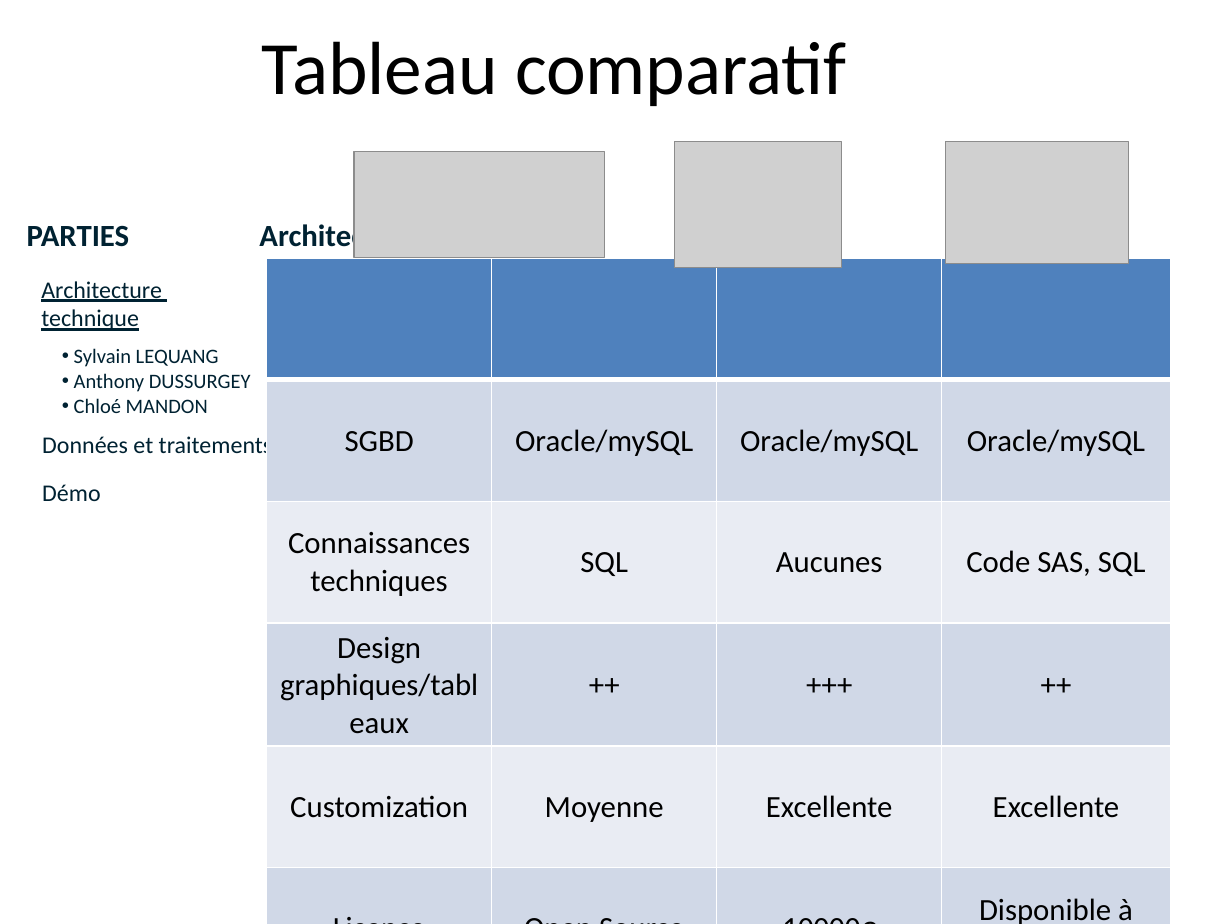
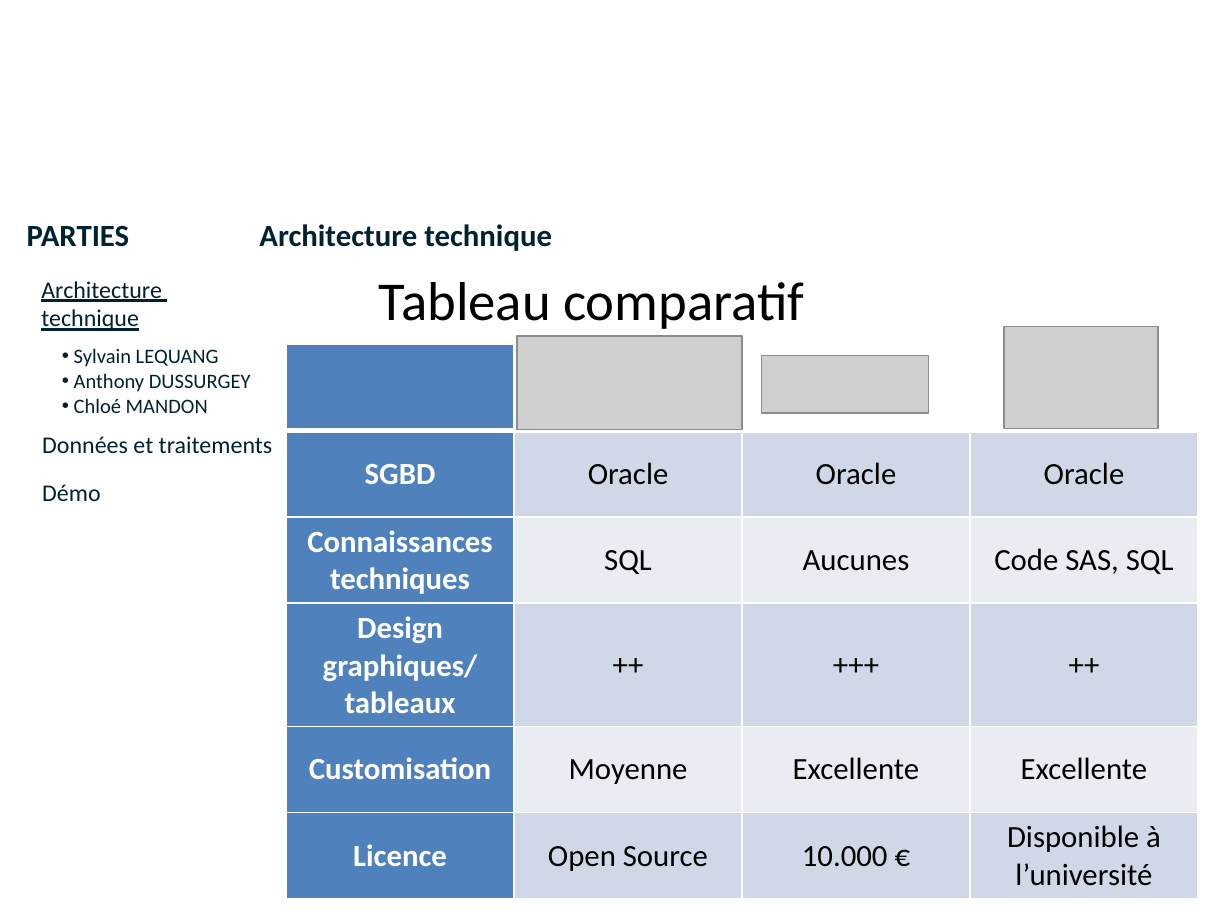
Before and after one commit to lobtec/dartiesgroupe2, a slide deck: slide 45 of PROJET/Soutenance Finale/Présentation finale.pptx (slide 55 before the commit). Drawn at 1232x924 pixels with LibreOffice and Linux fonts; fonts in the diff are those of the drawing; grey boxes stand for pictures; background and template pictures are left out. Boxes give left, top, right and bottom in pixels: in the first picture for what was removed or moved away, otherwise in the second. Text is boxed around its words. In the diff, an @@ line names an element or a change of style, - is before the commit and + after.

```diff
--- a/PROJET/Soutenance Finale/Présentation finale.pptx
+++ b/PROJET/Soutenance Finale/Présentation finale.pptx
@@ text "Tableau comparatif": place and size @@
-text "Tableau comparatif" at [261,41,847,106]
+text "Tableau comparatif" at [379,282,804,329]
@@ text "Tableau comparatif" at [379,282,804,329]: size 44 to 32 pt; list level 1 to 2 in "Tableau comparatif"; vertical alignment middle to top @@
@@ picture: place and size @@
-picture at [946,142,1129,264]
+picture at [1004,326,1158,429]
@@ table at [286,345,1198,899] @@
-row 2: SGBD | Oracle/mySQL | Oracle/mySQL | Oracle/mySQL
+row 2: SGBD | Oracle | Oracle | Oracle
-row 4, column 1: Design graphiques/tableaux
+row 4, column 1: Design graphiques/ / tableaux
-row 5, column 1: Customization
+row 5, column 1: Customisation
-row 6, column 3: 10000€
+row 6, column 3: 10.000 €
@@ fill #4F81BD to none in 3 cells @@
@@ fill #D0D8E8 to #4F81BD in 3 cells @@
@@ fill #E9EDF4 to #4F81BD in 2 cells @@
@@ text colour #000000 to #FFFFFF, bold on in "SGBD", "Connaissances techniques", "Licence" @@
@@ table: place and size @@
-table at [266,259,1172,924]
+table at [286,345,1198,899]
@@ picture: place and size @@
-picture at [354,152,604,257]
+picture at [517,336,743,430]
@@ picture: place and size @@
-picture at [674,142,841,267]
+picture at [761,355,929,413]
```
Also in this commit, not shown: 31 other slides changed, 20 slides added, 42 slides removed.
